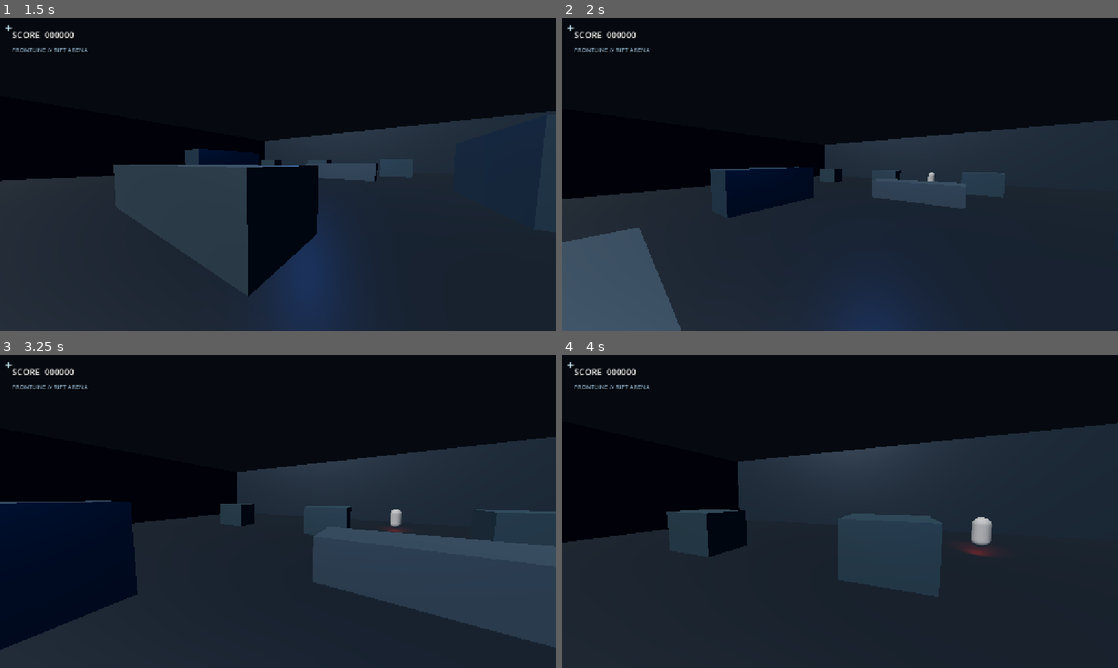
Above: before the commit, frames 1-4 (two rows, left to right).
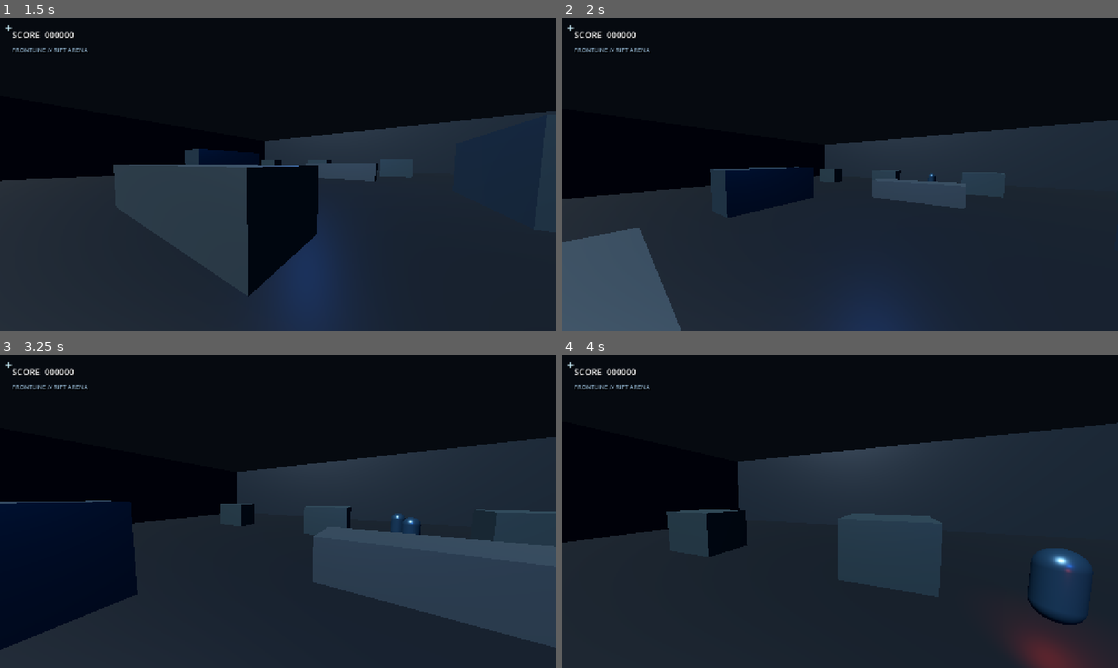
Above: after the commit, the same moments.

Repository: HazelTheSquirrel/Grimholt-Test
Game: Godot game, scene res://scenes/main.tscn
Two runs of this game, one before a commit and one after it. Both use one fixed random seed, a clock stepped at 60 frames per second and the inputs below.
Inputs (mouse positions are in pixels of both pictures, inside the frame that each line leads up to):
- Up to frame 1 (1.5 s): tap Enter at 0.5, 1.25 s; move the mouse to (400, 158) at 0.52 s; press the mouse at (400, 158) at 0.53 s; hold D (move_right) 0.53-1.28 s; tap Space (jump) at 0.77 s; move the mouse to (250, 174) at 1.27 s; release the mouse at (250, 174) at 1.28 s; hold W (move_forward) from 1.28 s (still down); tap Shift (sprint) at 1.35 s
- Up to frame 2 (2 s): keep holding W (move_forward); tap Space (jump) at 1.52 s
- Up to frame 3 (3.25 s): keep holding W (move_forward); tap Enter at 2, 2.75 s; move the mouse to (289, 505) at 2.02 s; tap Q (swap_weapon) at 2.1 s; move the mouse to (272, 517) at 2.77 s; click (272, 517) at 2.85 s; tap Space (jump) at 3.02 s
- Up to frame 4 (4 s): keep holding W (move_forward); tap Enter at 3.5 s; move the mouse to (878, 514) at 3.52 s; hold Shift (sprint) from 3.53 s (still down); tap Space (jump) at 3.77 s

Frame 1 is identical in both runs. In frame 2, less than 0.1% of the frame differs, in the area x 65-68%, y 49-53%; in frame 3, 0.3%; in frame 4, 3.5%, in the area x 72-97%, y 51-100%.
Error before the commit: Parse Error: Cannot infer the type of "candidate" variable because the value doesn't have a set type. (res://scripts/enemies/enemy_ai.gd:60)

Commit message:
Fix enemy AI GDScript parse compatibility

Diff:
--- a/scripts/enemies/enemy_ai.gd
+++ b/scripts/enemies/enemy_ai.gd
@@ -8,30 +8,32 @@
 @export var attack_damage: float = 12.0
 
 var health: float = 90.0
-var target: Node3D
+var target: Node3D = null
 var attack_cooldown: float = 0.0
 var gravity: float = 24.0
 var active: bool = true
 
 func _ready() -> void:
 	health = max_health
-	var material := StandardMaterial3D.new()
-	material.albedo_color = Color(0.18, 0.34, 0.48)
-	material.metallic = 0.72
-	material.roughness = 0.32
-	($Body as MeshInstance3D).material_override = material
+	var body_mesh: MeshInstance3D = get_node_or_null("Body") as MeshInstance3D
+	if body_mesh != null:
+		var body_material: StandardMaterial3D = StandardMaterial3D.new()
+		body_material.albedo_color = Color(0.18, 0.34, 0.48)
+		body_material.metallic = 0.72
+		body_material.roughness = 0.32
+		body_mesh.material_override = body_material
 
 func _physics_process(delta: float) -> void:
 	if not active or not is_instance_valid(target) or get_tree().paused:
 		return
 
 	attack_cooldown = maxf(0.0, attack_cooldown - delta)
-	var offset := target.global_position - global_position
+	var offset: Vector3 = target.global_position - global_position
 	offset.y = 0.0
-	var distance := offset.length()
+	var distance: float = offset.length()
 
 	if distance > attack_range:
-		var direction := _steer_around_cover(offset.normalized())
+		var direction: Vector3 = _steer_around_cover(offset.normalized())
 		velocity.x = direction.x * move_speed
 		velocity.z = direction.z * move_speed
 		if direction.length_squared() > 0.01:
@@ -40,7 +42,7 @@
 		velocity.x = move_toward(velocity.x, 0.0, move_speed * 5.0 * delta)
 		velocity.z = move_toward(velocity.z, 0.0, move_speed * 5.0 * delta)
 		if attack_cooldown <= 0.0 and target.has_method("receive_damage"):
-			target.receive_damage(attack_damage)
+			target.call("receive_damage", attack_damage)
 			attack_cooldown = 1.1
 
 	if not is_on_floor():
@@ -50,20 +52,29 @@
 	move_and_slide()
 
 func _steer_around_cover(desired: Vector3) -> Vector3:
-	var space := get_world_3d().direct_space_state
-	var start := global_position + Vector3.UP * 0.9
-	var forward_query := PhysicsRayQueryParameters3D.create(start, start + desired * 2.2)
+	var space: PhysicsDirectSpaceState3D = get_world_3d().direct_space_state
+	var start: Vector3 = global_position + Vector3.UP * 0.9
+
+	var forward_query: PhysicsRayQueryParameters3D = PhysicsRayQueryParameters3D.create(start, start + desired * 2.2)
 	forward_query.exclude = [get_rid()]
-	if not space.intersect_ray(forward_query).is_empty():
-		var right := Vector3(-desired.z, 0.0, desired.x)
-		for side in [1.0, -1.0]:
-			var candidate := (desired + right * side * 0.9).normalized()
-			var side_query := PhysicsRayQueryParameters3D.create(start, start + candidate * 2.0)
-			side_query.exclude = [get_rid()]
-			if space.intersect_ray(side_query).is_empty():
-				return candidate
-		return Vector3.ZERO
-	return desired
+	var forward_hit: Dictionary = space.intersect_ray(forward_query)
+	if forward_hit.is_empty():
+		return desired
+
+	var right: Vector3 = Vector3(-desired.z, 0.0, desired.x)
+	var right_direction: Vector3 = (desired + right * 0.9).normalized()
+	var right_query: PhysicsRayQueryParameters3D = PhysicsRayQueryParameters3D.create(start, start + right_direction * 2.0)
+	right_query.exclude = [get_rid()]
+	if space.intersect_ray(right_query).is_empty():
+		return right_direction
+
+	var left_direction: Vector3 = (desired - right * 0.9).normalized()
+	var left_query: PhysicsRayQueryParameters3D = PhysicsRayQueryParameters3D.create(start, start + left_direction * 2.0)
+	left_query.exclude = [get_rid()]
+	if space.intersect_ray(left_query).is_empty():
+		return left_direction
+
+	return Vector3.ZERO
 
 func take_damage(amount: float) -> void:
 	if not active:
